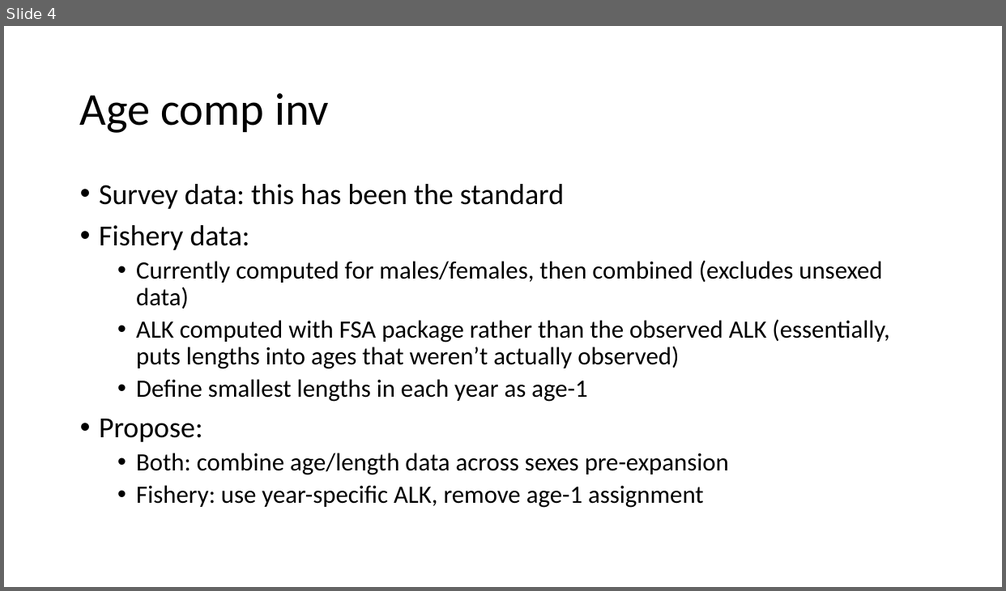
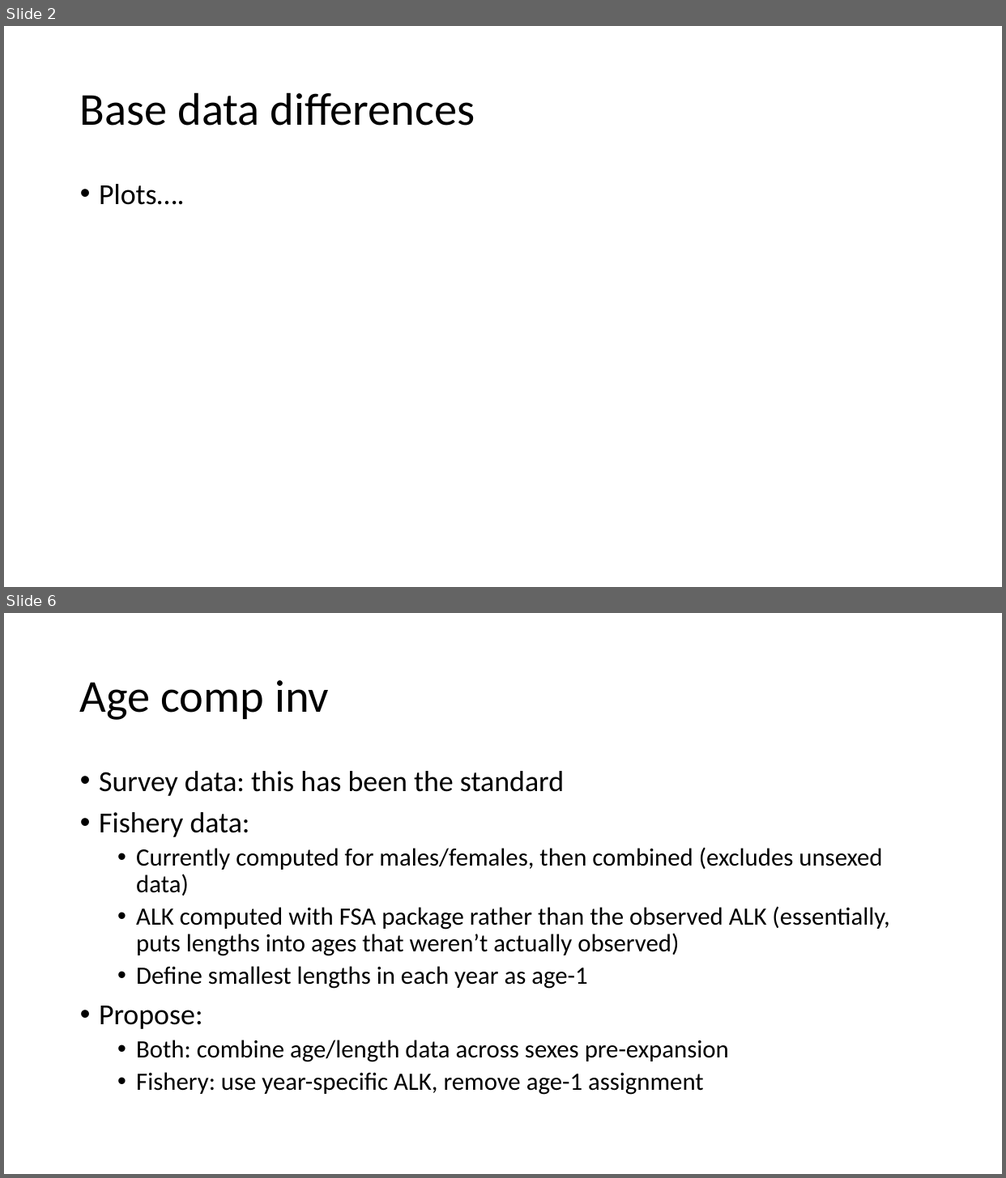
Before and after one commit to pete-hulson/goa_pcod, a slide deck: 2024/presentation/sept_pt/sept_pt_notes.pptx. Shown one above the other, each under a label of ours: slide 4 before the commit, slides 2 and 6 after it; the slides between them are not shown. The pictures are 1006x591 and 1006x1178 pixels, drawn with LibreOffice and Linux fonts; fonts in the diff are those of the drawing. Boxes give left, top, right and bottom in pixels: in the first picture for what was removed or moved away, otherwise in the second. Text is boxed around its words. In the diff, an @@ line names an element or a change of style, - is before the commit and + after.

```diff
--- a/2024/presentation/sept_pt/sept_pt_notes.pptx
+++ b/2024/presentation/sept_pt/sept_pt_notes.pptx
@@ slide 2 added at <box>4,26,1002,587</box>, background #FFFFFF @@
@@ title added at <box>80,92,475,126</box>, 44 pt, text #000000 @@
+Base data differences
@@ text added at <box>99,184,185,205</box>, 28 pt, text #000000 @@
+• Plots….
@@ what was slide 4 is now slide 6 @@
```
Also in this commit, not shown: 3 slides changed, 1 other slide added.
